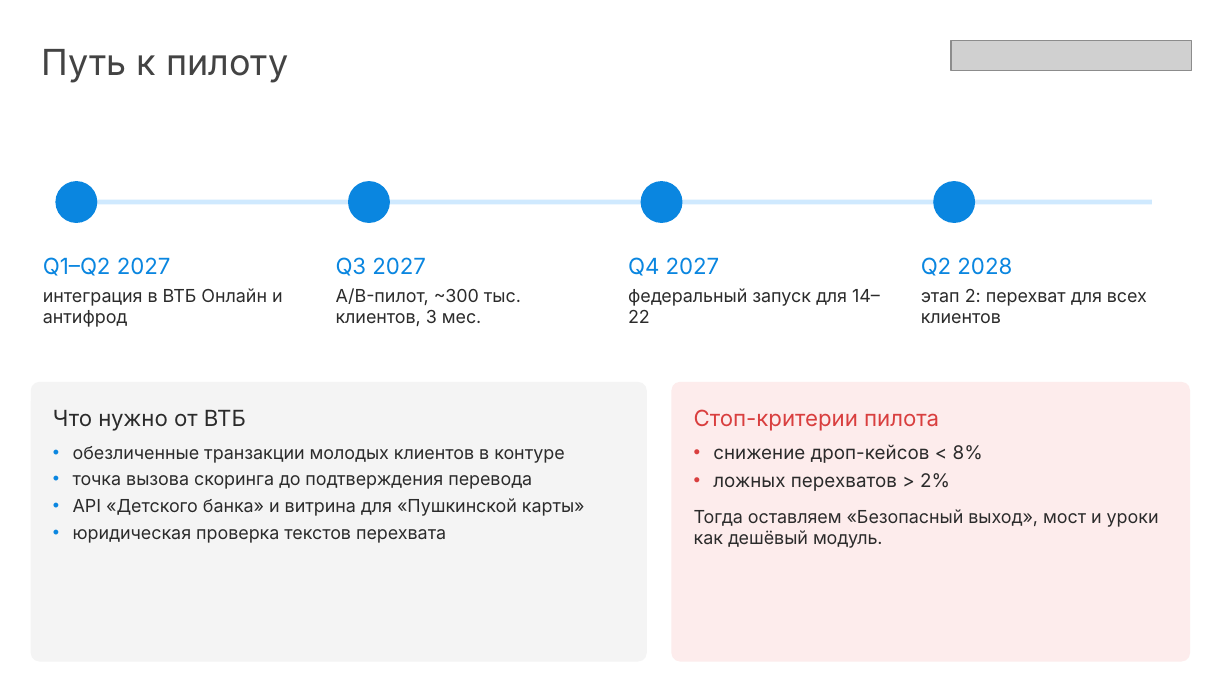
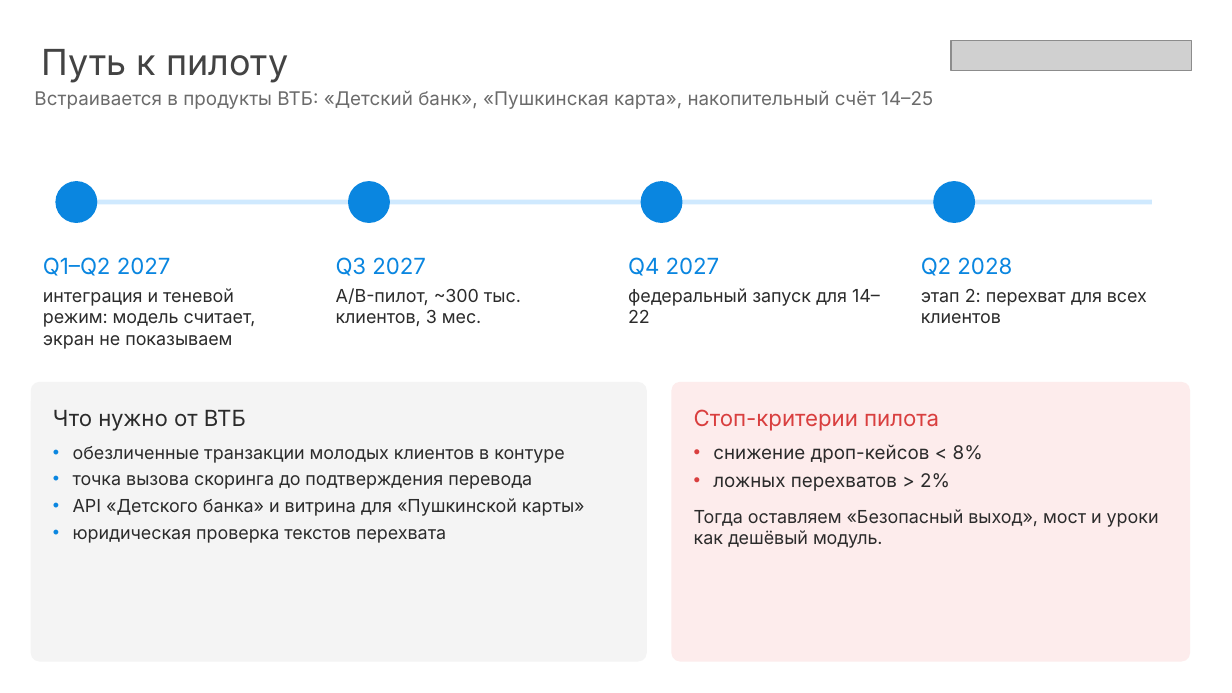
Before and after one commit to keshaptisa/nexus_vtb, a slide deck: slide 19 of Старт_презентация.pptx (slide 17 before the commit). Drawn at 1232x693 pixels with LibreOffice and Linux fonts; fonts in the diff are those of the drawing; grey boxes stand for pictures. Boxes give left, top, right and bottom in pixels: in the first picture for what was removed or moved away, otherwise in the second. Text is boxed around its words. In the diff, an @@ line names an element or a change of style, - is before the commit and + after.

Commit message:
Презентация: JTBD, УТП и матрица конкурентов, сегменты и рынок в деньгах, теневой режим; ссылки в отчёте по спринту

```diff
--- a/Старт_презентация.pptx
+++ b/Старт_презентация.pptx
@@ text added at [34,90,933,109], 11 pt, text #6B6B6B @@
+Встраивается в продукты ВТБ: «Детский банк», «Пушкинская карта», накопительный счёт 14–25
@@ text at [43,288,256,349]: text changed @@
-интеграция в ВТБ Онлайн и антифрод
+интеграция и теневой режим: модель считает, экран не показываем
```
Also in this commit, not shown: 1 other slide changed, 2 slides added, 2 other files.
